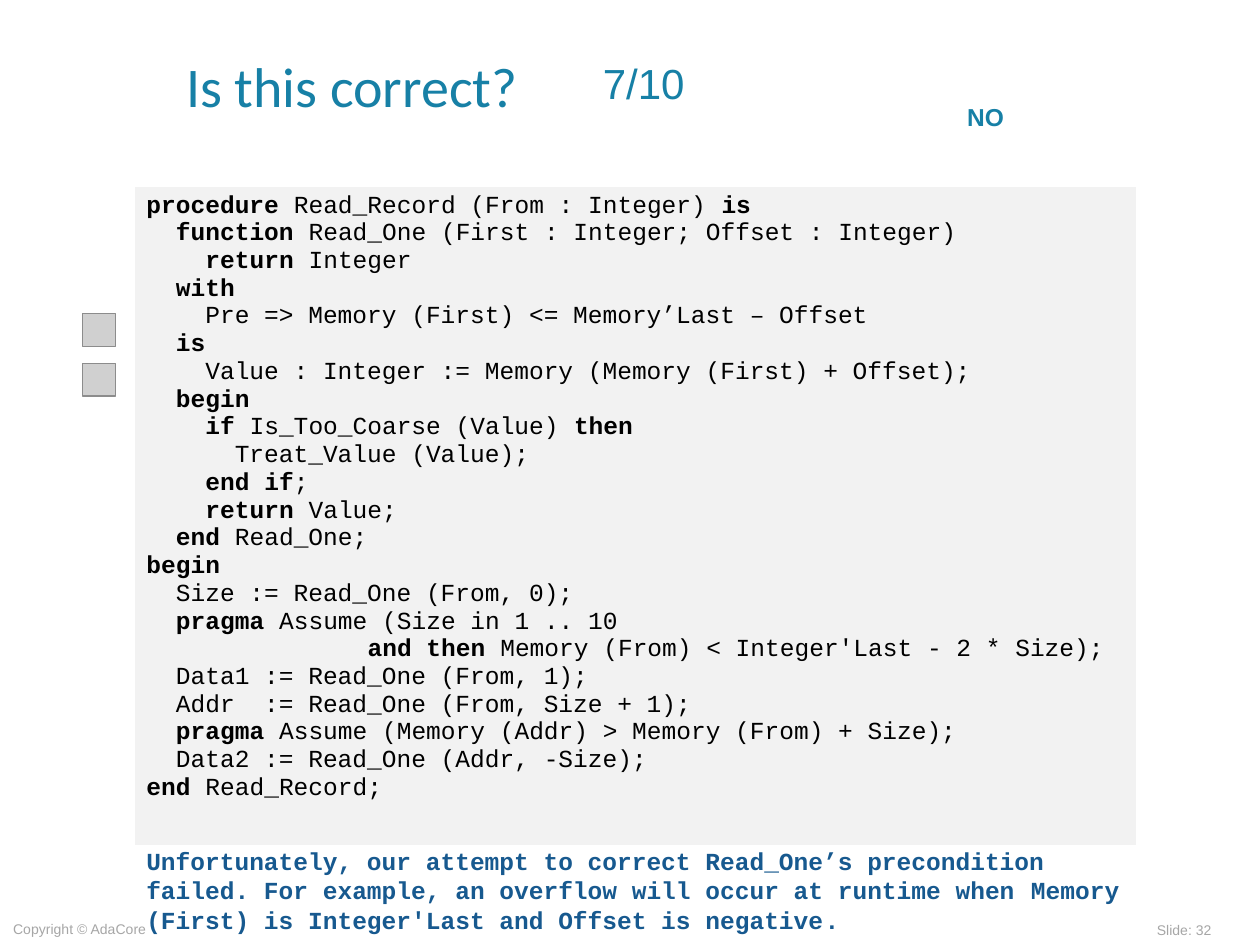
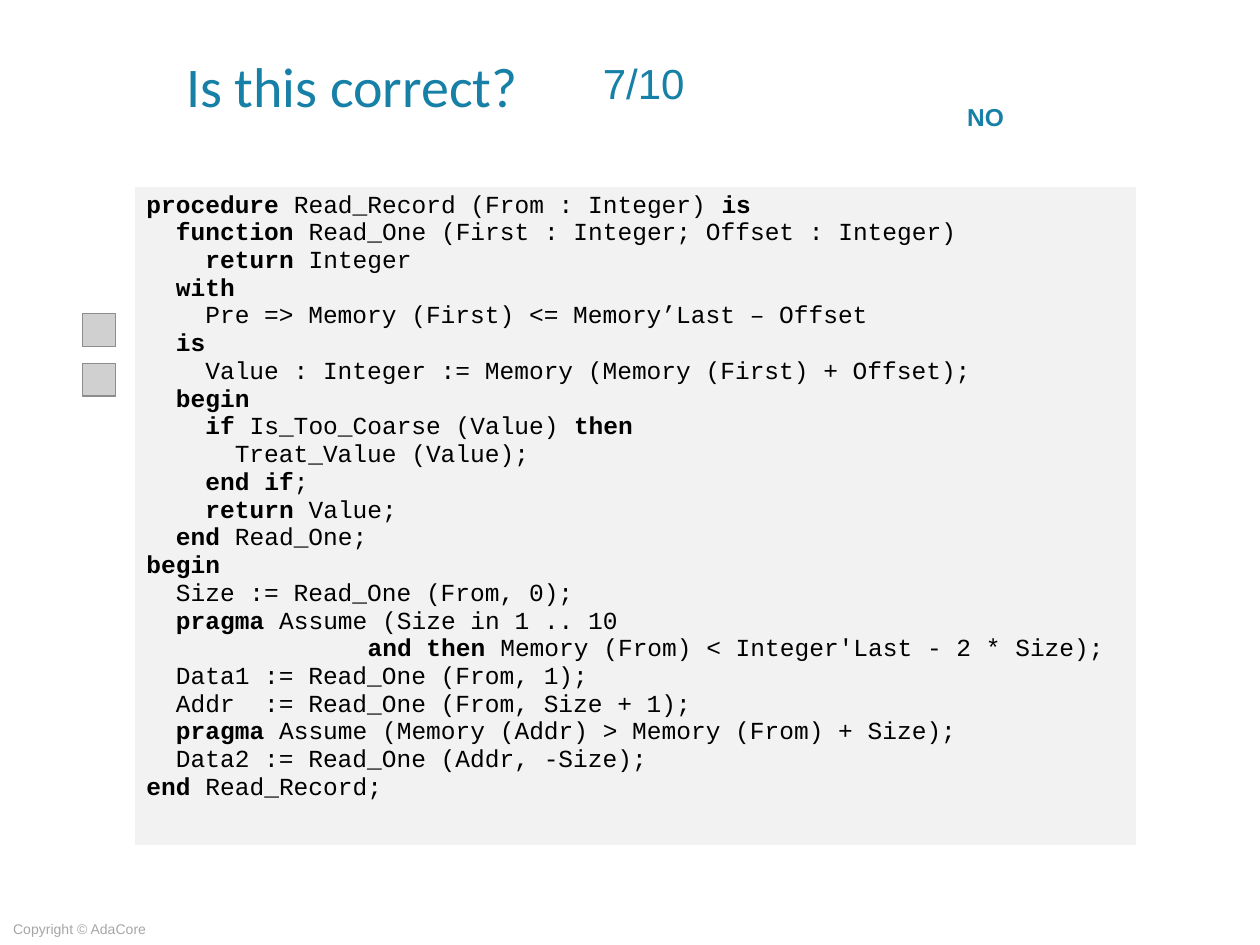
Before and after one commit to AdaCoreU/Courses, a slide deck: slide 32 of lectures/06_SPARK_2014/03_Proof_Of_Program_Integrity/Slides/03_Proof_Of_Program_Integrity.ppt. Drawn at 1260x945 pixels with LibreOffice and Linux fonts; fonts in the diff are those of the drawing; grey boxes stand for pictures; background and template pictures are left out. Boxes give left, top, right and bottom in pixels: in the first picture for what was removed or moved away, otherwise in the second. Text is boxed around its words. In the diff, an @@ line names an element or a change of style, - is before the commit and + after.

```diff
--- a/lectures/06_SPARK_2014/03_Proof_Of_Program_Integrity/Slides/03_Proof_Of_Program_Integrity.ppt
+++ b/lectures/06_SPARK_2014/03_Proof_Of_Program_Integrity/Slides/03_Proof_Of_Program_Integrity.ppt
@@ text removed at (146, 852, 1119, 934) @@
-Unfortunately, our attempt to correct Read_One’s precondition failed. For example, an overflow will occur at runtime when Memory (First) is Integer'Last and Offset is negative.
@@ page number removed at (1157, 925, 1212, 935) @@
-Slide: 32
```
Also in this commit, not shown: 36 other slides changed, 2 slides added, 2 slides removed, 2 other files.
